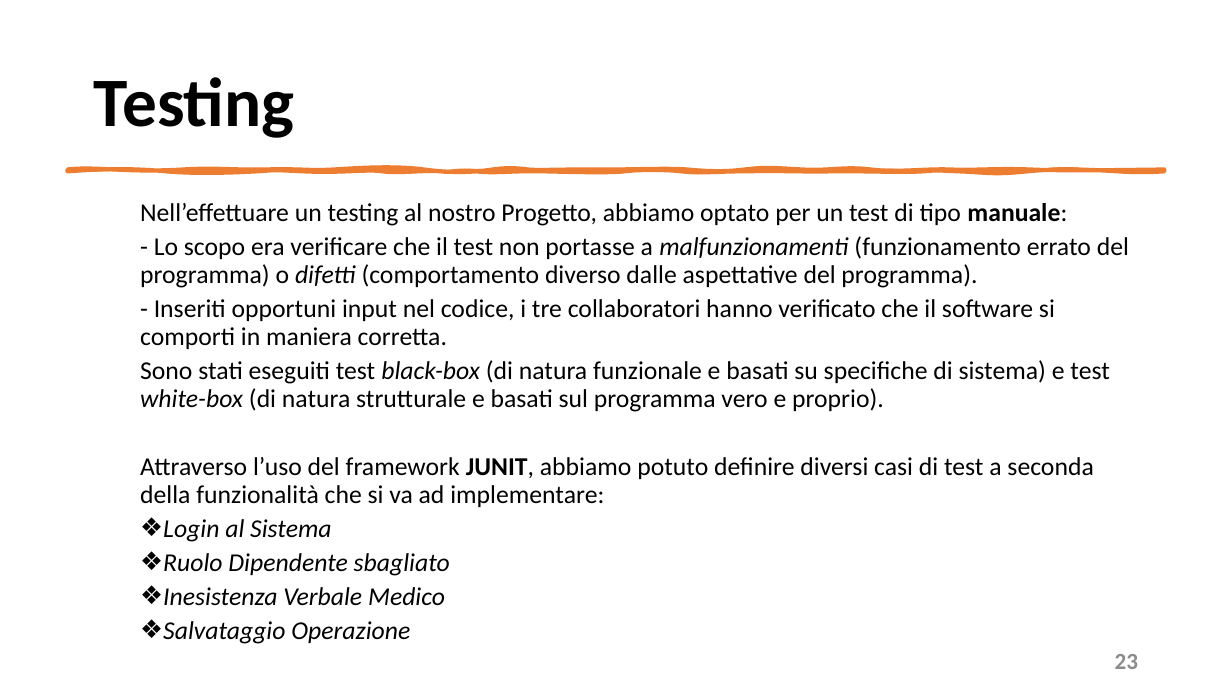
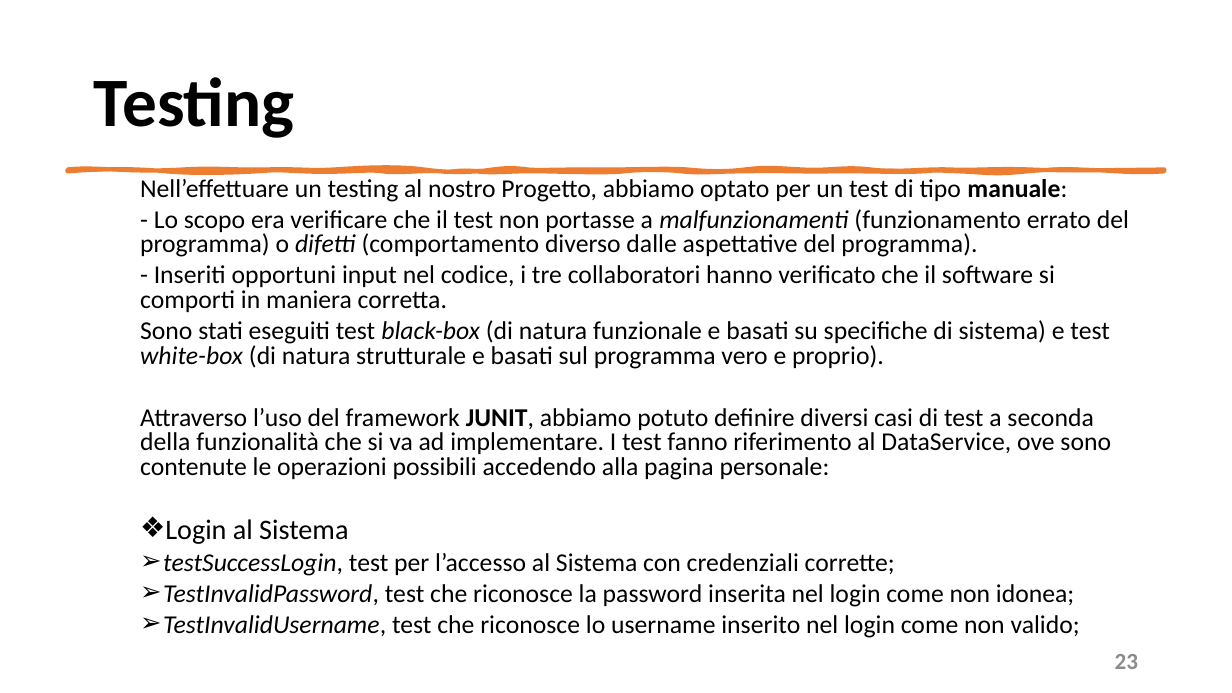
Before and after one commit to mangilimatteo/Progetto_Ingegneria_Software_Cattaneo_Mangili_Saini, a slide deck: slide 23 of Presentazione/Presentazione_Progetto.pptx. Drawn at 1232x693 pixels with LibreOffice and Linux fonts; fonts in the diff are those of the drawing. Boxes give left, top, right and bottom in pixels: in the first picture for what was removed or moved away, otherwise in the second. Text is boxed around its words. In the diff, an @@ line names an element or a change of style, - is before the commit and + after.

Commit message:
Update Presentazione Progetto
Testing e casi

```diff
--- a/Presentazione/Presentazione_Progetto.pptx
+++ b/Presentazione/Presentazione_Progetto.pptx
@@ text "Nell’effettuare un testing al nostro ...": place and size @@
-text "Nell’effettuare un testing al nostro ..." at bbox=[140, 203, 1129, 644]
+text "Nell’effettuare un testing al nostro ..." at bbox=[140, 179, 1129, 638]
@@ text at bbox=[140, 179, 1129, 544]: size 20 to 22 pt, italic off in "Login al Sistema"; line spacing 0.9 to 0.8 @@
@@ text at bbox=[140, 408, 1111, 480]: text changed @@
-  Attraverso l’uso del framework JUNIT, abbiamo potuto definire diversi casi di test a seconda della funzionalità che si va ad implementare:
+  Attraverso l’uso del framework JUNIT, abbiamo potuto definire diversi casi di test a seconda della funzionalità che si va ad implementare. I test fanno riferimento al DataService, ove sono contenute le operazioni possibili accedendo alla pagina personale:
@@ text at bbox=[163, 553, 1080, 638]: text changed; italic off @@
-  ❖ Ruolo Dipendente sbagliato
-  ❖ Inesistenza Verbale Medico
-  ❖ Salvataggio Operazione
+  ➢ testSuccessLogin, test per l’accesso al Sistema con credenziali corrette;
+  ➢ TestInvalidPassword, test che riconosce la password inserita nel login come non idonea;
+  ➢ TestInvalidUsername, test che riconosce lo username inserito nel login come non valido;
```
Also in this commit, not shown: 8 other slides changed, 1 slide added.
